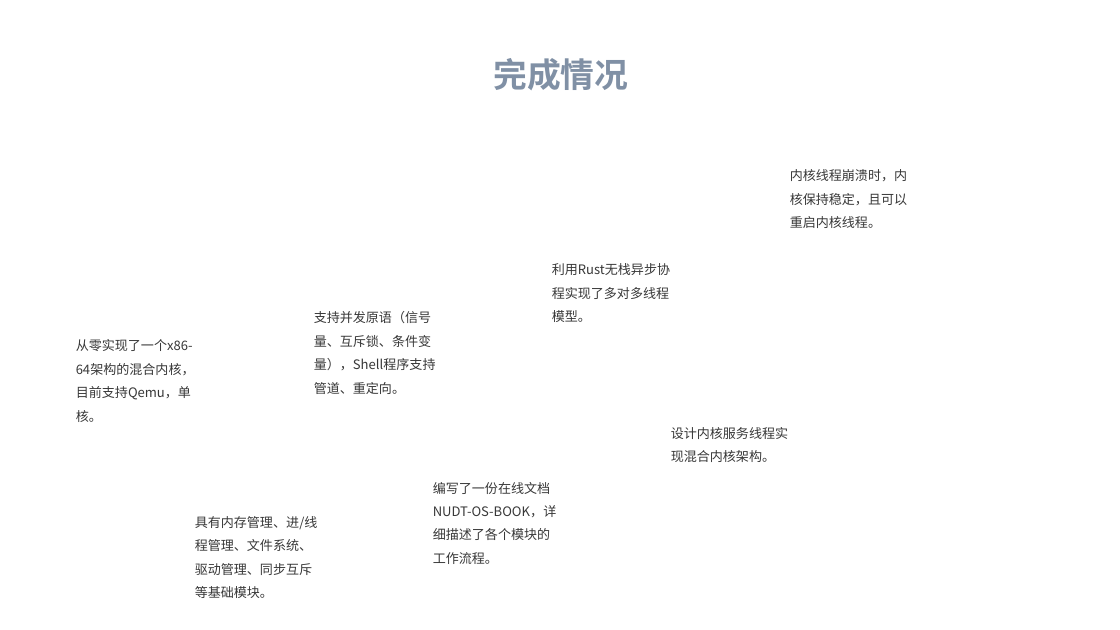
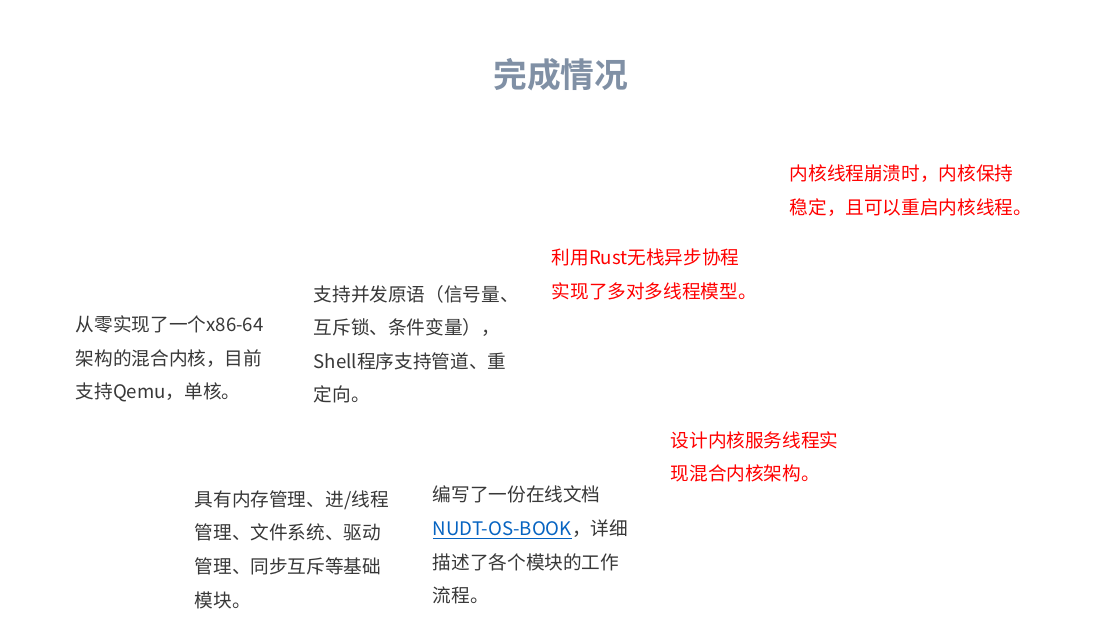
Before and after one commit to flying-rind/mini-Rust-os, a slide deck: slide 5 of tutorial/Mini-Rust-OS.pptx. Drawn at 1120x630 pixels with LibreOffice and Linux fonts; fonts in the diff are those of the drawing; background and template pictures are left out. Boxes give left, top, right and bottom in pixels: in the first picture for what was removed or moved away, otherwise in the second. Text is boxed around its words. In the diff, an @@ line names an element or a change of style, - is before the commit and + after.

```diff
--- a/tutorial/Mini-Rust-OS.pptx
+++ b/tutorial/Mini-Rust-OS.pptx
@@ size 8.4 to 12 pt, text colour #383838 to #FF0000 in 3 elements at (671, 431, 839, 482), (552, 248, 757, 300), (790, 164, 1032, 216) @@
@@ text "利用Rust无栈异步协程实现了多对多线程模型。": place and size @@
-text "利用Rust无栈异步协程实现了多对多线程模型。" at (552, 263, 670, 322)
+text "利用Rust无栈异步协程实现了多对多线程模型。" at (552, 248, 757, 300)
@@ text "支持并发原语（信号量、互斥锁、条件变量），Shell程序支持管道、重定向。": place and size @@
-text "支持并发原语（信号量、互斥锁、条件变量），Shell程序支持管道、重定向。" at (314, 311, 436, 394)
+text "支持并发原语（信号量、互斥锁、条件变量），Shell程序支持管道、重定向。" at (314, 285, 519, 403)
@@ text "从零实现了一个x86-64架构的混合内核，目前支持Qemu，单核。": place and size @@
-text "从零实现了一个x86-64架构的混合内核，目前支持Qemu，单核。" at (76, 339, 195, 422)
+text "从零实现了一个x86-64架构的混合内核，目前支持Qemu，单核。" at (76, 315, 264, 402)
@@ size 8.4 to 12 pt in 3 elements at (76, 315, 264, 402), (314, 285, 519, 403), (195, 490, 389, 609) @@
@@ text "具有内存管理、进/线程管理、文件系统、驱动管理、同步互斥等基础模块。": place and size @@
-text "具有内存管理、进/线程管理、文件系统、驱动管理、同步互斥等基础模块。" at (195, 516, 318, 598)
+text "具有内存管理、进/线程管理、文件系统、驱动管理、同步互斥等基础模块。" at (195, 490, 389, 609)
@@ text "编写了一份在线文档NUDT-OS-BOOK，详细描述了各个模块的工作流程。" at (433, 485, 628, 604): size 8.4 to 12 pt; text colour #383838 to #0563C1, underline on in "编写了一份在线文档NUDT-OS-BOOK，详细描述了各个模块的工作流程。" @@
```
Also in this commit, not shown: 9 other slides changed, 1 slide added, 55 other files.
